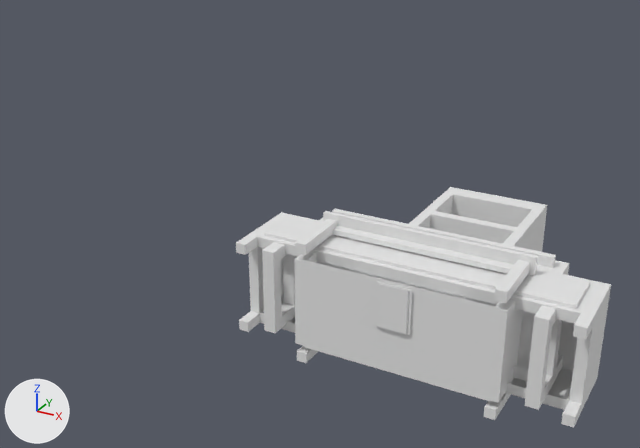
A saved change to the Blender file Assets/Master/Blends/Publication Office/publication_office.blend.
Camera for both pictures: a camera (50 mm lens) standing at (3.83, -8.85, 5.62) and looking at (-1.36, 0.58, 0.91). Lighting does not change. The marker at lower left points along +X, +Y and +Z. The first picture is the older version. Materials are left out; every surface is plain grey.

Objects in the first picture: 'msh_Binder', 'msh_BinderEmpty', 'msh_OfficeBigTable', 'msh_OfficeBookshelf', 'msh_OfficeRug', 'msh_OfficeSofa', 'msh_OfficeTable', 'msh_OfficeWideCabinet' and 1 more.
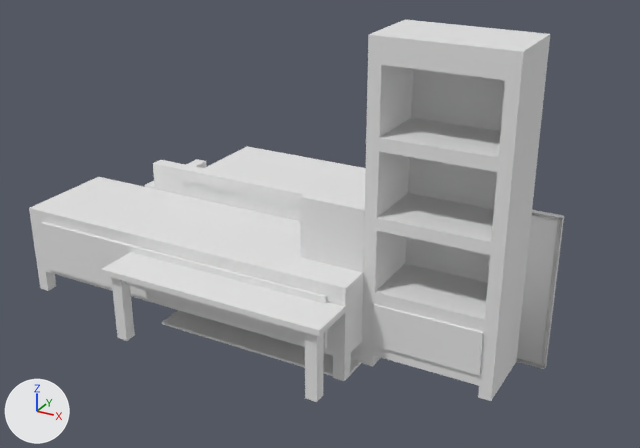
Where the newer file only moved an object's origin or applied its transform, the numbers keep the older frame.

Where the change shows, as pixel boxes [x1, y1, x2, y2] in the pictures (640 x 448 px; the box of a moved part takes in the faces that stretch with it):
'msh_OfficeBookshelf', moved, turned
    before: [364, 187, 547, 297]
    after: [361, 19, 550, 401]
'msh_OfficeWideCabinet', moved, turned
    before: [236, 212, 611, 428]
    after: [29, 177, 363, 381]
'msh_OfficeRug', reshaped, turned
    before: [303, 260, 499, 402]
    after: [162, 310, 361, 376]
'msh_OfficeBigTable', moved, turned
    before: [295, 211, 538, 420]
    after: [101, 252, 363, 402]
'msh_OfficeSofa', moved, turned
    before: [262, 218, 570, 410]
    after: [145, 159, 310, 221]
'msh_OfficeTable', moved, turned
    before: [294, 209, 556, 403]
    after: [182, 146, 366, 211]
'msh_FilingCabinet0', added
    after: [300, 172, 365, 361]
'msh_OfficePinboard', moved, turned (not visible before)
    after: [516, 210, 564, 369]
part 8 of me_plane_013, moved or reshaped (not visible afterwards)
    before: [384, 291, 409, 334]
'msh_Binder', unchanged, covered by the edit
    before: [377, 283, 410, 334]

Patch to the scene script:
```diff
--- a/Assets/Master/Blends/Publication Office/publication_office.blend.py
+++ b/Assets/Master/Blends/Publication Office/publication_office.blend.py
@@ me_plane_013 @@
 # used by ob_msh_binderempty; location = (0.0, 0.0, 0.0); rotation_euler = (1.571, 0.0, 4.712), in degrees (90, 0, 270)
-me_plane_013.from_pydata(...)  # 28 vertices, 24 faces; spans x -0.05..0.05, y 0.0..0.6, z -0.2..0.2
+me_plane_013.from_pydata(...)  # 20 vertices, 20 faces; spans x 0.116..0.516, y 0.0..0.6, z -0.008..0.092
+# me_plane_013 part 8: the whole mesh is rebuilt
@@ me_plane_006 @@
-me_plane_006.from_pydata(...)  # 192 vertices, 190 faces; spans x -1.46..1.46, y -0.02..0.93, z -0.95..0.95
+me_plane_006.from_pydata(...)  # 192 vertices, 190 faces; spans x -2.92..0.0, y -1.9..0.0, z 0.0..0.96
+# me_plane_006 part 1: the whole mesh is turned 90 degrees about the x axis through its middle, then moved by (-1.46, -1.41, 0.48)
@@ me_plane_005 @@
-me_plane_005.from_pydata(...)  # 132 vertices, 128 faces; spans x -0.75..0.82, y 0.0..3.81, z -0.45..0.48
+me_plane_005.from_pydata(...)  # 132 vertices, 128 faces; spans x 0.0..1.57, y -0.93..0.0, z 0.0..3.81
+# me_plane_005 part 2: the whole mesh is turned 90 degrees about the x axis through its middle, then moved by (0.75, -2.37, 1.89)
@@ me_plane_010 @@
-me_plane_010.from_pydata(...)  # 108 vertices, 102 faces; spans x -2.31..2.31, y 0.0..1.17, z -0.66..0.71
+me_plane_010.from_pydata(...)  # 108 vertices, 102 faces; spans x -4.63..0.0, y -1.37..0.0, z 0.0..1.18
+# me_plane_010 part 3: the whole mesh is turned 90 degrees about the x axis through its middle, then moved by (-2.31, -1.27, 0.57)
@@ me_plane_007 @@
-me_plane_007.from_pydata(...)  # 16 vertices, 13 faces; spans x -0.95..0.96, y 0.0..1.89, z -0.04..0.04
+me_plane_007.from_pydata(...)  # 16 vertices, 13 faces; spans x 0.0..1.9, y 0.0..0.07, z 0.0..1.89
+# me_plane_007 part 4: the whole mesh is turned 90 degrees about the x axis through its middle, then moved by (0.95, -0.91, 0.95)
@@ me_plane_009 @@
-me_plane_009.from_pydata(...)  # 16 vertices, 9 faces; spans x -1.28..1.31, y 0.0, z -0.65..0.65
+me_plane_009.from_pydata(...)  # 8 vertices, 6 faces; spans x -2.59..0.0, y 0.0..0.03, z 0.0..1.3
+# me_plane_009 part 5: 16 vertices removed from x -1.28..1.31, y 0.0, z -0.65..0.65; 8 vertices added at x -2.59..0.0, y 0.0..0.03, z 0.0..1.3, forming a box
@@ me_plane_008 @@
-me_plane_008.from_pydata(...)  # 100 vertices, 105 faces; spans x -1.9..1.89, y 0.0..1.55, z -0.56..0.64
+me_plane_008.from_pydata(...)  # 100 vertices, 105 faces; spans x -3.79..0.0, y 0.0..1.21, z 0.0..1.55
+# me_plane_008 part 6: the whole mesh is turned 90 degrees about the x axis through its middle, then moved by (-1.89, -0.17, 0.74)
@@ me_plane_003 @@
-me_plane_003.from_pydata(...)  # 116 vertices, 114 faces; spans x -1.57..1.56, y 0.0..1.41, z -0.78..0.78
+me_plane_003.from_pydata(...)  # 116 vertices, 114 faces; spans x -3.14..0.0, y 0.0..1.57, z 0.0..1.41
+# me_plane_003 part 7: the whole mesh is turned 90 degrees about the x axis through its middle, then moved by (-1.56, 0.08, 0.7)
@@ ob_msh_officerug @@
 ob_msh_officerug.location = (0.0, 0.0, 0.0)
+ob_msh_officerug.rotation_euler = (1.571, 0.0, 0.0)  # degrees (90, 0, 0)
@@ ob_msh_filingcabinet0 @@
+ob_msh_filingcabinet0 = bpy.data.objects.new('msh_FilingCabinet0', me_cube)  # 52 vertices, 42 faces; spans x -0.8..0.0, y 0.0..1.93, z -0.04..0.9
+ob_msh_filingcabinet0.location = (0.0, 0.0, 0.0)
+ob_msh_filingcabinet0.rotation_euler = (1.571, 0.0, 0.0)  # degrees (90, 0, 0)
```
